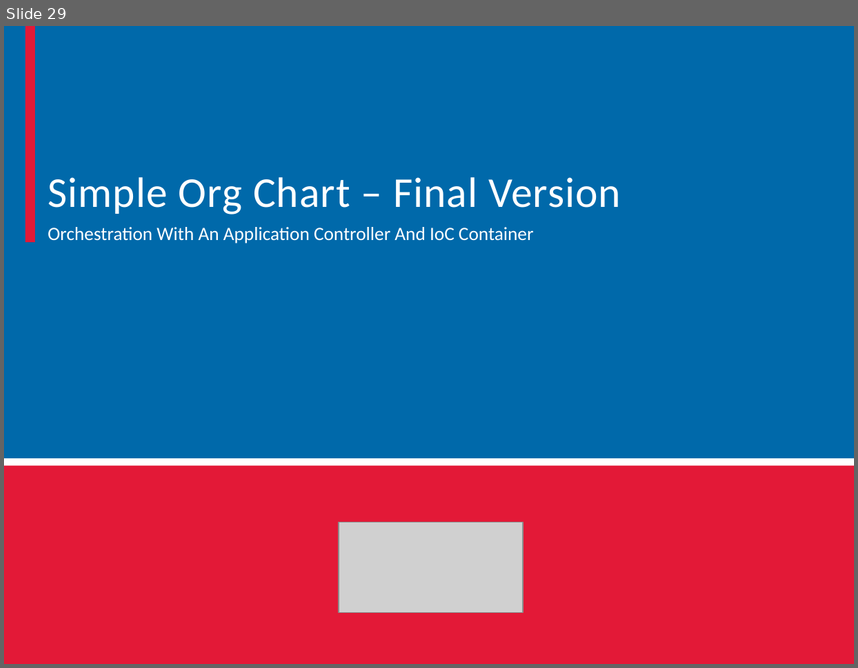
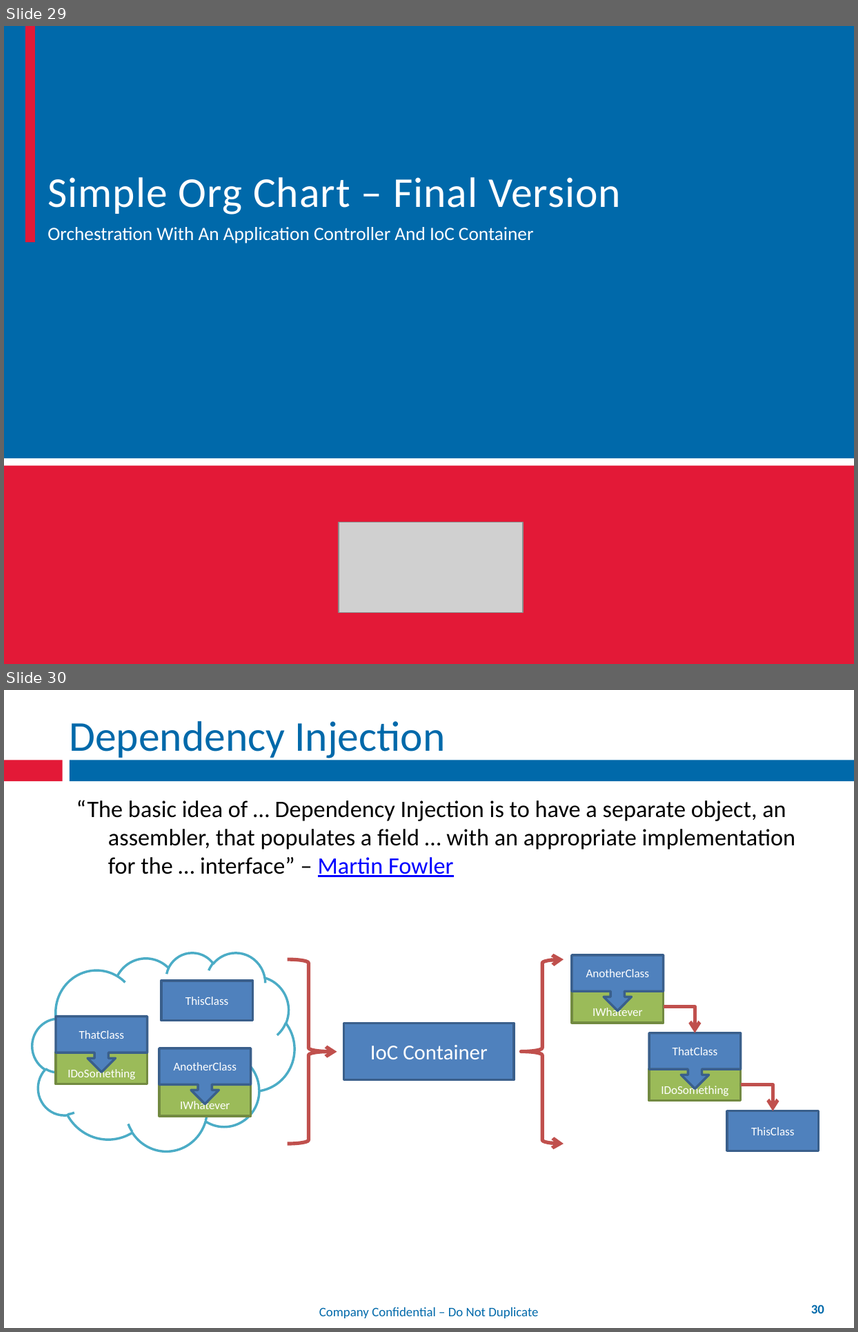
Before and after one commit to mxriverlynn/presentations-and-training, a slide deck: Decoupling Workflow With App Controler/Decoupling Workflow From Forms.pptx. Shown one above the other, each under a label of ours: slide 29 before the commit, slides 29 and 30 after it. The pictures are 858x668 and 858x1332 pixels, drawn with LibreOffice and Linux fonts; fonts in the diff are those of the drawing; grey boxes stand for pictures; background and template pictures are left out. Boxes give left, top, right and bottom in pixels: in the first picture for what was removed or moved away, otherwise in the second. Text is boxed around its words. In the diff, an @@ line names an element or a change of style, - is before the commit and + after.

```diff
--- a/Decoupling Workflow With App Controler/Decoupling Workflow From Forms.pptx
+++ b/Decoupling Workflow With App Controler/Decoupling Workflow From Forms.pptx
@@ slide 30 added at bbox=[4, 690, 854, 1328], background #FFFFFF; not listed: 2 template elements that a slide beside it also shows @@
@@ title added at bbox=[69, 721, 445, 761], 36 pt, text #0069AA @@
+Dependency Injection
@@ text added at bbox=[76, 800, 796, 877], 20 pt, text #000000 @@
+“The basic idea of … Dependency Injection is to have a separate object, an assembler, that populates a field … with an appropriate implementation for the … interface” – Martin Fowler
@@ right brace added at bbox=[287, 960, 330, 1144], outline #C0504D 3 pt @@
@@ right brace added at bbox=[521, 960, 564, 1144], outline #C0504D 3 pt @@
@@ rectangle added at bbox=[344, 1023, 514, 1080], fill #4F81BD, outline #3A5F8C 2 pt, 18 pt, text #FFFFFF @@
+IoC Container
@@ group added at bbox=[32, 952, 294, 1150]: 3 rectangles, 2 down arrow callouts, 1 cloud @@
+IDoSomething
+ThatClass
+ThisClass
+IWhatever
+AnotherClass
@@ arrow added from (323, 1052) to (337, 1052), #C0504D 3 pt @@
@@ group added at bbox=[572, 955, 819, 1151]: 3 rectangles, 2 down arrow callouts, 2 elbow arrows @@
+IDoSomething
+ThatClass
+ThisClass
+IWhatever
+AnotherClass
@@ text added at bbox=[319, 1307, 538, 1318], 11 pt, text #0069AA @@
+Company Confidential – Do Not Duplicate
@@ page number added at bbox=[811, 1304, 824, 1313], 11 pt, text #0069AA, bold @@
+30
```
Also in this commit, not shown: 2 slides changed, 1 slide removed.
